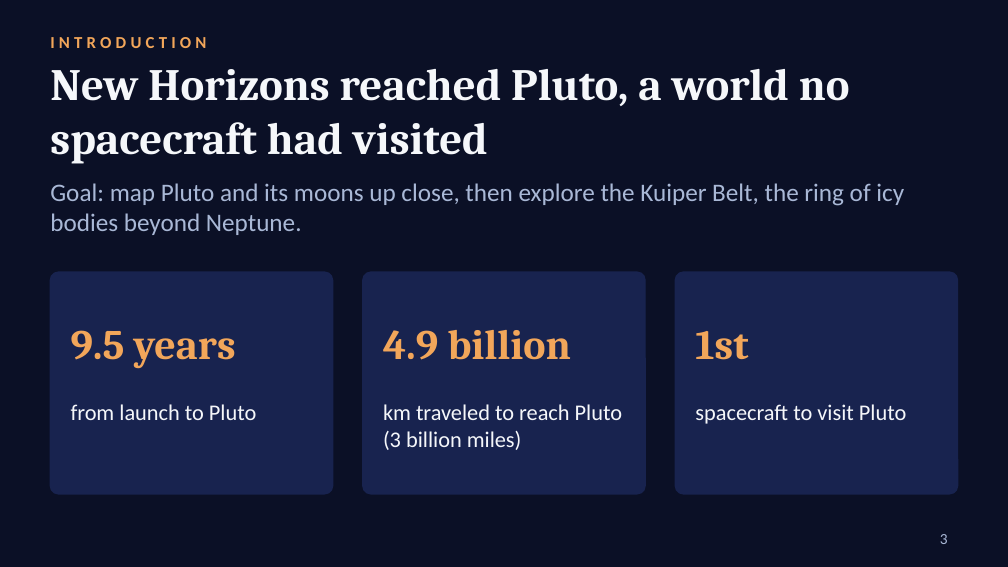
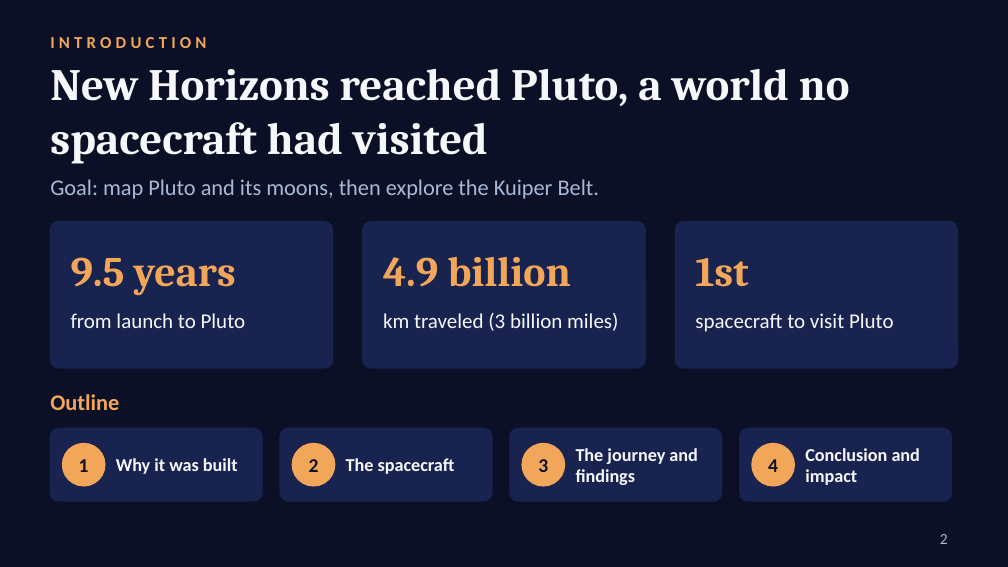
Before and after one commit to kalerat12-pixel/AmericanGeneralConstruction, a slide deck: slide 2 of NewHorizons_Unmanned_Systems.pptx (slide 3 before the commit). Drawn at 1008x567 pixels with LibreOffice and Linux fonts; fonts in the diff are those of the drawing. Boxes give left, top, right and bottom in pixels: in the first picture for what was removed or moved away, otherwise in the second. Text is boxed around its words. In the diff, an @@ line names an element or a change of style, - is before the commit and + after.

```diff
--- a/NewHorizons_Unmanned_Systems.pptx
+++ b/NewHorizons_Unmanned_Systems.pptx
@@ text at <box>50,179,599,199</box>: text changed; size 18 to 16 pt @@
-Goal: map Pluto and its moons up close, then explore the Kuiper Belt, the ring of icy bodies beyond Neptune.
+Goal: map Pluto and its moons, then explore the Kuiper Belt.
@@ rounded rectangle: place and size @@
-rounded rectangle at <box>50,272,333,494</box>
+rounded rectangle at <box>50,222,333,368</box>
@@ text "9.5 years": place and size @@
-text "9.5 years" at <box>71,330,236,369</box>
+text "9.5 years" at <box>71,257,236,296</box>
@@ rounded rectangle: place and size @@
-rounded rectangle at <box>363,272,645,494</box>
+rounded rectangle at <box>363,222,645,368</box>
@@ text "4.9 billion": place and size @@
-text "4.9 billion" at <box>383,330,571,360</box>
+text "4.9 billion" at <box>383,257,571,287</box>
@@ proportions changed in 3 elements at <box>50,222,333,368</box>, <box>363,222,645,368</box>, <box>675,222,958,368</box> @@
@@ rounded rectangle: place and size @@
-rounded rectangle at <box>675,272,958,494</box>
+rounded rectangle at <box>675,222,958,368</box>
@@ text "1st": place and size @@
-text "1st" at <box>695,331,748,360</box>
+text "1st" at <box>695,258,748,287</box>
@@ text "from launch to Pluto": place and size @@
-text "from launch to Pluto" at <box>71,404,256,420</box>
+text "from launch to Pluto" at <box>71,313,246,328</box>
@@ text "from launch to Pluto" at <box>71,313,246,328</box>: size 16 to 15 pt @@
@@ text at <box>383,313,618,331</box>: text changed; size 16 to 15 pt @@
-km traveled to reach Pluto (3 billion miles)
+km traveled (3 billion miles)
@@ text "spacecraft to visit Pluto" at <box>695,313,894,332</box>: size 16 to 15 pt @@
@@ text "spacecraft to visit Pluto": place and size @@
-text "spacecraft to visit Pluto" at <box>695,404,906,424</box>
+text "spacecraft to visit Pluto" at <box>695,313,894,332</box>
@@ text added at <box>50,394,119,410</box>, 16 pt, text #F2A65A, bold @@
+Outline
@@ rounded rectangle added at <box>50,428,262,501</box>, fill #18234F, outline #18234F 1 pt @@
@@ ellipse added at <box>62,444,105,486</box>, fill #F2A65A, outline #F2A65A 1 pt @@
@@ rounded rectangle added at <box>280,428,492,501</box>, fill #18234F, outline #18234F 1 pt @@
@@ ellipse added at <box>292,444,335,486</box>, fill #F2A65A, outline #F2A65A 1 pt @@
@@ rounded rectangle added at <box>510,428,722,501</box>, fill #18234F, outline #18234F 1 pt @@
@@ text "3": place and size @@
-text "3" at <box>940,534,948,544</box>
+text "3" at <box>538,459,548,472</box>
@@ text "3" at <box>538,459,548,472</box>: size 11 to 14 pt, text colour #A9B8D6 to #0B1026, bold on; alignment right to centre; vertical alignment top to middle @@
@@ ellipse added at <box>522,444,564,486</box>, fill #F2A65A, outline #F2A65A 1 pt @@
@@ text added at <box>576,448,697,485</box>, 13 pt, text #F5F7FA, bold @@
+The journey and findings
@@ rounded rectangle added at <box>740,428,952,501</box>, fill #18234F, outline #18234F 1 pt @@
@@ ellipse added at <box>752,444,794,486</box>, fill #F2A65A, outline #F2A65A 1 pt @@
@@ text added at <box>805,448,920,485</box>, 13 pt, text #F5F7FA, bold @@
+Conclusion and impact
@@ text added at <box>79,459,89,472</box>, 14 pt, text #0B1026, bold @@
+1
@@ text added at <box>116,458,238,474</box>, 13 pt, text #F5F7FA, bold @@
+Why it was built
@@ text added at <box>309,459,319,472</box>, 14 pt, text #0B1026, bold @@
+2
@@ text added at <box>346,458,455,474</box>, 13 pt, text #F5F7FA, bold @@
+The spacecraft
@@ text added at <box>768,459,778,472</box>, 14 pt, text #0B1026, bold @@
+4
```
Also in this commit, not shown: 2 other slides changed, 3 slides added, 12 slides removed.
